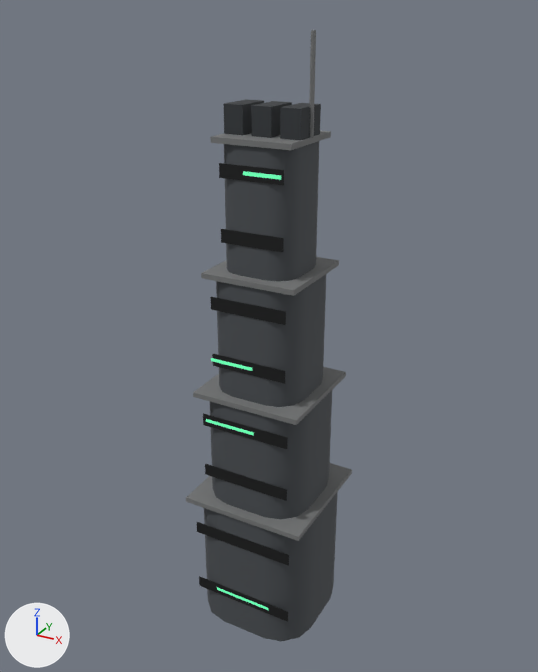
The glTF model assets/environments/vita/vta_env_massing_tower_b.glb as it was, and as the next commit left it.
Both versions are drawn from a camera (50 mm lens) standing at (7.59, -13.92, 14.59) and looking at (-0.15, 0.14, 7.56). Every picture has the same lights, and +X, +Y and +Z are marked at lower left. The picture after the commit comes second. Where no turn or scale is listed for an object, it has been applied to the vertices. Vertices at exactly the same position are counted once.

Objects in the first picture: 'mesh_intact'.
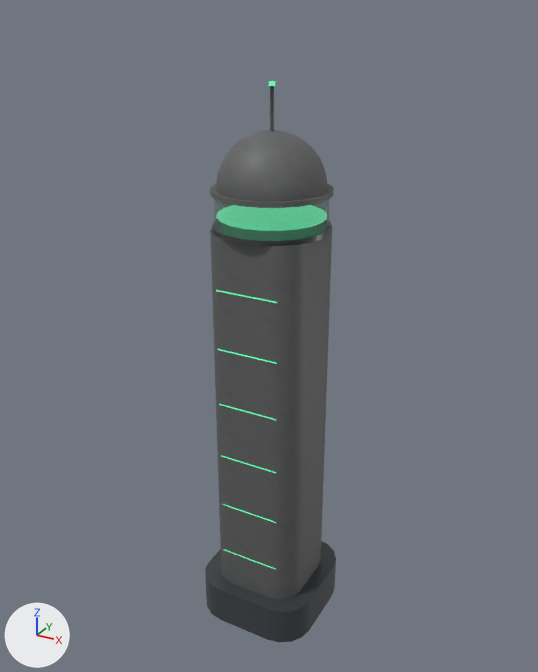
Where the change shows, as pixel boxes [x1, y1, x2, y2] in the pictures (538 x 672 px):
'mesh_intact', surface changed, reshaped (21% narrower, 8% shorter): before [186, 30, 352, 641]; after [205, 81, 336, 642]
part 1 of me_mesh_intact, added: after [224, 549, 276, 570]
part 2 of me_mesh_intact, added: after [222, 504, 276, 523]
part 3 of me_mesh_intact, added: after [221, 455, 276, 473]
part 4 of me_mesh_intact, added: after [219, 404, 276, 420]
part 5 of me_mesh_intact, added: after [218, 349, 277, 364]
part 6 of me_mesh_intact, added: after [216, 290, 277, 303]
part 7 of me_mesh_intact, added (green): after [216, 205, 327, 231]
part 8 of me_mesh_intact, added: after [212, 219, 331, 247]
part 9 of me_mesh_intact, added: after [210, 183, 334, 208]
part 10 of me_mesh_intact, added (mostly hidden): after [270, 86, 274, 131]
part 11 of me_mesh_intact, rebuilt (32% shorter): before [204, 492, 338, 641]; after [205, 541, 336, 642]
part 12 of me_mesh_intact, rebuilt: before [216, 274, 326, 407]; after [210, 225, 332, 600]
part 13 of me_mesh_intact, added: after [216, 130, 328, 201]
part 14 of me_mesh_intact, deleted: before [186, 30, 352, 622]
part 15 of me_mesh_intact, deleted: before [210, 101, 331, 281]

What changed in the scene script:
```text
Change mat_mat_glass_polymer_vta:
    remove # nodes: BsdfPrincipled, OutputMaterial
    remove # colours: dark grey #494e52
    nodes: BsdfPrincipled, Math, Mix x2, NormalMap, OutputMaterial, SeparateColor, TexImage x3, VertexColor
    colours: grey #828180, mixed with the vertex colours
    uses the picture img_shr_mat_frosted_polymer_a_albedo
    uses the picture img_shr_mat_frosted_polymer_a_normal
    uses the picture img_shr_mat_frosted_polymer_a_orm
Change mat_trim_trim_vta:
    remove # nodes: BsdfPrincipled, OutputMaterial
    remove # colours: grey #757777
    nodes: BsdfPrincipled, Math, Mix x2, NormalMap, OutputMaterial, SeparateColor, TexImage x3, VertexColor
    colours: grey #b4b1ab, mixed with the vertex colours
    uses the picture img_shr_mat_brushed_steel_a_albedo
    uses the picture img_shr_mat_brushed_steel_a_normal
    uses the picture img_shr_mat_brushed_steel_a_orm
Add mat_glass_clear_vta:
    mat_glass_clear_vta = bpy.data.materials.new('glass_clear_vta')
    # nodes: BsdfPrincipled, Math, Mix, OutputMaterial, VertexColor
    # colours: greyish green #8fb3a8, mixed with the vertex colours
Add mat_mat_glass_polymer_vta_frame:
    mat_mat_glass_polymer_vta_frame = bpy.data.materials.new('mat_glass_polymer_vta_frame')
    # colours: dark grey #61636b, mixed with the vertex colours
    # uses the picture img_vta_mat_reinforced_steel_a_albedo
    # uses the picture img_vta_mat_reinforced_steel_a_normal
    # uses the picture img_vta_mat_reinforced_steel_a_orm
Change me_mesh_intact:
    remove me_mesh_intact.from_pydata(...)  # 292 vertices, 488 faces; spans x -1.55..1.55, y -1.55..1.55, z 0.0..14.21
    add me_mesh_intact.from_pydata(...)  # 457 vertices, 854 faces; spans x -1.5..1.5, y -1.5..1.5, z 0.0..13.24
    me_mesh_intact part 1: a new loose piece, a box spanning x -0.75..0.75, y -1.152..-1.148, z 1.985..2.015, in mat_emit_green_vta
    me_mesh_intact part 2: a new loose piece, a box spanning x -0.75..0.75, y -1.152..-1.148, z 3.385..3.415, in mat_emit_green_vta
    me_mesh_intact part 3: a new loose piece, a box spanning x -0.75..0.75, y -1.152..-1.148, z 4.785..4.815, in mat_emit_green_vta
    me_mesh_intact part 4: a new loose piece, a box spanning x -0.75..0.75, y -1.152..-1.148, z 6.185..6.215, in mat_emit_green_vta
    me_mesh_intact part 5: a new loose piece, a box spanning x -0.75..0.75, y -1.152..-1.148, z 7.585..7.615, in mat_emit_green_vta
    me_mesh_intact part 6: a new loose piece, a box spanning x -0.75..0.75, y -1.152..-1.148, z 8.985..9.015, in mat_emit_green_vta
    me_mesh_intact part 7: a new loose piece, a 20-sided cylinder along z spanning x -1.2..1.2, y -1.2..1.2, z 10.48..10.52, in mat_emit_green_vta
    me_mesh_intact part 8: a new loose piece, a 20-sided cylinder along z spanning x -1.3..1.3, y -1.3..1.3, z 10.18..10.3, in mat_mat_glass_polymer_vta_frame
    me_mesh_intact part 9: a new loose piece, a 20-sided cylinder along z spanning x -1.32..1.32, y -1.32..1.32, z 10.98..11.08, in mat_mat_glass_polymer_vta
    me_mesh_intact part 10: a new loose piece, a 6-sided cylinder along z spanning x -0.035..0.035, y -0.04..0.04, z 12.0..13.2, in mat_trim_trim_vta
    me_mesh_intact part 11: the loose piece of 32 vertices spanning x -1.5..1.5, y -1.5..1.5, z 0.0..3.45 is rebuilt with 40 vertices and now spans x -1.5..1.5, y -1.5..1.5, z 0.0..1.0, in mat_mat_glass_polymer_vta_frame
    me_mesh_intact part 12: the loose piece of 32 vertices spanning x -1.08..1.08, y -1.08..1.08, z 6.45..9.21 is rebuilt with 40 vertices and now spans x -1.14..1.14, y -1.14..1.14, z 1.0..10.2
    me_mesh_intact part 13: a new loose piece of 141 vertices spanning x -1.2..1.2, y -1.2..1.2, z 11.08..12.28, in mat_mat_glass_polymer_vta
    me_mesh_intact part 14: 18 loose pieces with 172 vertices, spanning x -1.55..1.55, y -1.55..1.55, z 0.88..14.21, are deleted
    me_mesh_intact part 15
    56 vertices are removed from x -0.92..0.92, y -0.92..0.92, z 9.33..12.81
    96 faces are deleted
    other edits to the shape of me_mesh_intact do not show in these pictures
    remove me_mesh_intact.materials.append(mat_trim_internal_vta)  # black #08090b
    remove me_mesh_intact.materials.append(mat_trim_dark_vta)  # dark grey #313539
    add me_mesh_intact.materials.append(mat_glass_clear_vta)
    add me_mesh_intact.materials.append(mat_mat_glass_polymer_vta_frame)
```
